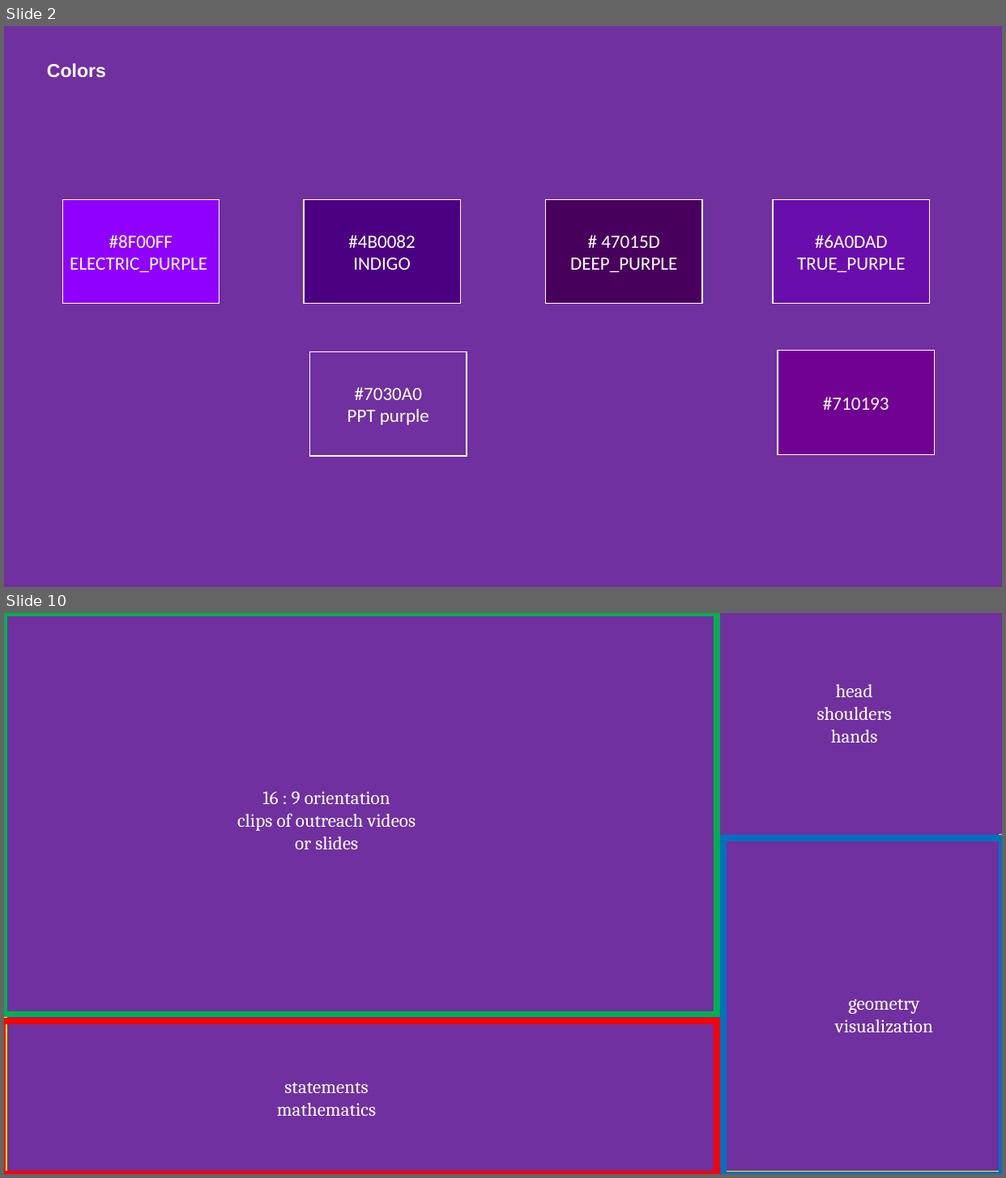
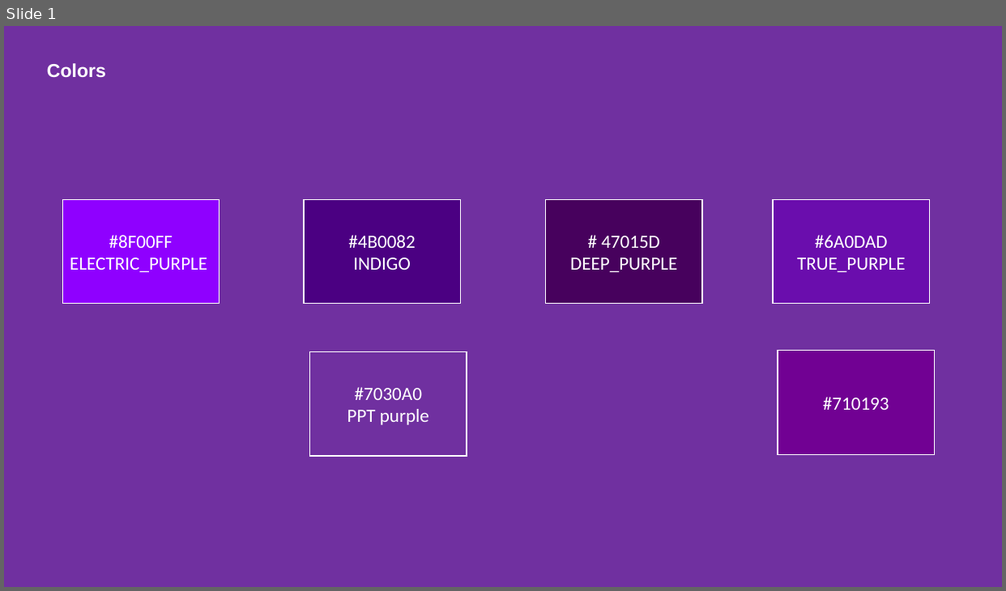
Before and after one commit to jmarkmorris/architrino, a slide deck: reference/archie/presentations/NPQG Video - Manim Graphics and Conventions.pptx. Shown one above the other, each under a label of ours: slides 2 and 10 before the commit, slide 1 after it; the slides between them are not shown. The pictures are 1006x1178 and 1006x591 pixels, drawn with LibreOffice and Linux fonts; fonts in the diff are those of the drawing. Boxes give left, top, right and bottom in pixels: in the first picture for what was removed or moved away, otherwise in the second. Text is boxed around its words. In the diff, an @@ line names an element or a change of style, - is before the commit and + after.

```diff
--- a/reference/archie/presentations/NPQG Video - Manim Graphics and Conventions.pptx
+++ b/reference/archie/presentations/NPQG Video - Manim Graphics and Conventions.pptx
@@ slide 10 removed at box(4, 613, 1002, 1174), background #7030A0 @@
@@ rectangle removed at box(4, 613, 1002, 1174) @@
@@ rectangle removed at box(4, 613, 718, 1014) @@
@@ rectangle removed at box(723, 613, 1002, 832) @@
@@ text removed at box(817, 684, 892, 743) @@
-head
-shoulders
-hands
@@ text removed at box(237, 791, 416, 850) @@
-16 : 9 orientation
-clips of outreach videos
-or slides
@@ rectangle removed at box(723, 838, 1002, 1174) @@
@@ text removed at box(835, 999, 933, 1033) @@
-geometry
-visualization
@@ rectangle removed at box(4, 1021, 717, 1174) @@
@@ text removed at box(277, 1083, 376, 1117) @@
-statements
-mathematics
@@ what was slide 2 is now slide 1 @@
```
Also in this commit, not shown: 12 other slides removed, 16 other files.
